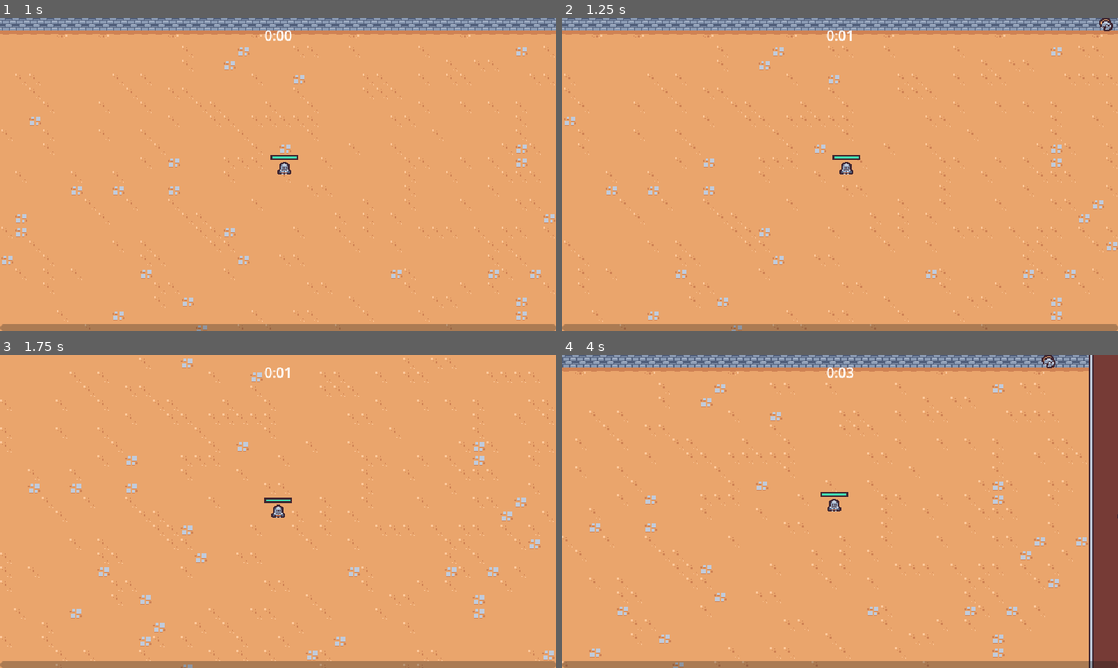
Above: before the commit, frames 1-4 (two rows, left to right).
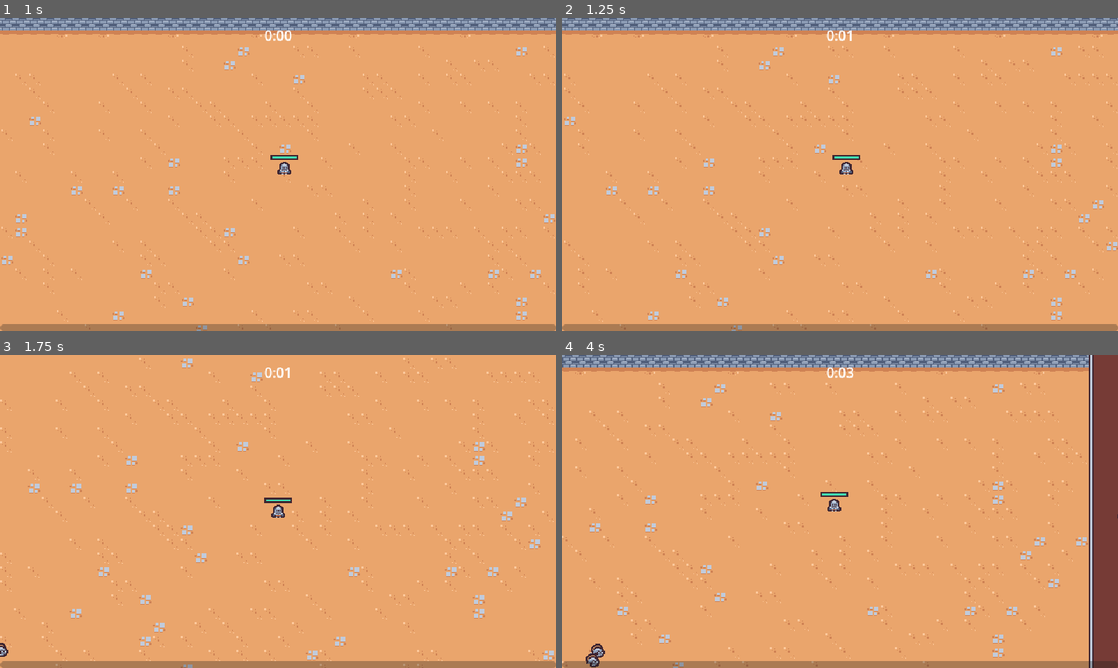
Above: after the commit, the same moments.

Repository: Ian-Ion/2d-survivors-course
Game: Godot game, scene res://scenes/main/main.tscn
Two runs of this game, one before a commit and one after it. Both use one fixed random seed, a clock stepped at 60 frames per second and the inputs below.
Inputs (mouse positions are in pixels of both pictures, inside the frame that each line leads up to):
- Up to frame 1 (1 s): move the mouse to (400, 158) at 0.52 s; press the mouse at (400, 158) at 0.53 s; hold D (move_right) from 0.53 s (still down)
- Up to frame 2 (1.25 s): keep holding D (move_right)
- Up to frame 3 (1.75 s): move the mouse to (166, 527) at 1.27 s; release D (move_right) at 1.28 s; release the mouse at (166, 527) at 1.28 s; hold S (move_down) from 1.28 s (still down); click (166, 527) at 1.35 s
- Up to frame 4 (4 s): move the mouse to (895, 442) at 2.02 s; release S (move_down) at 2.03 s; press the mouse at (895, 442) at 2.03 s; hold D (move_right) 2.03-2.78 s; move the mouse to (812, 574) at 2.77 s; release the mouse at (812, 574) at 2.78 s; hold W (move_up) 2.78-3.53 s; click (812, 574) at 2.85 s; move the mouse to (1006, 558) at 3.52 s; press the mouse at (1006, 558) at 3.53 s; hold A (move_left) from 3.53 s (still down)

Frame 1 is identical in both runs. In frame 2, less than 0.1% of the frame differs, in the area x 96-100%, y 0-5%; in frame 3, less than 0.1%; in frame 4, 0.2%, in the area x 4-89%, y 0-100%.

Commit message:
Prevent enemies spawning outside of walls

Diff:
--- a/scenes/manager/enemy_manager.gd
+++ b/scenes/manager/enemy_manager.gd
@@ -16,6 +16,27 @@
 	arena_time_manager.arena_difficulty_increased.connect(on_arena_difficulty_increased)
 
 
+func get_spawn_position():
+	var player = get_tree().get_first_node_in_group("player") as Node2D
+	if player == null:
+		return Vector2.ZERO
+
+	var spawn_position = Vector2.ZERO
+	var random_direction = Vector2.RIGHT.rotated(randf_range(0, TAU))
+
+	for i in 4:
+		spawn_position = player.global_position + (random_direction * SPAWN_RADIUS)
+
+		var query_parameters = PhysicsRayQueryParameters2D.create(player.global_position, spawn_position, 1)
+		var result = get_tree().root.world_2d.direct_space_state.intersect_ray(query_parameters)
+
+		if result.is_empty():
+			break
+		else:
+			random_direction = random_direction.rotated(PI / 2)
+
+	return spawn_position
+
 
 func on_timer_timeout():
 	timer.start()
@@ -24,14 +45,11 @@
 	if player == null:
 		return
 
-	var random_direction = Vector2.RIGHT.rotated(randf_range(0, TAU))
-	var spawn_position = player.global_position + (random_direction * SPAWN_RADIUS)
-
 	var enemy = basic_enemy_scene.instantiate() as Node2D
 
 	var entitites_layer = get_tree().get_first_node_in_group("entities_layer")
 	entitites_layer.add_child(enemy)
-	enemy.global_position = spawn_position
+	enemy.global_position = get_spawn_position()
 
 
 func on_arena_difficulty_increased(arena_difficulty: int):
